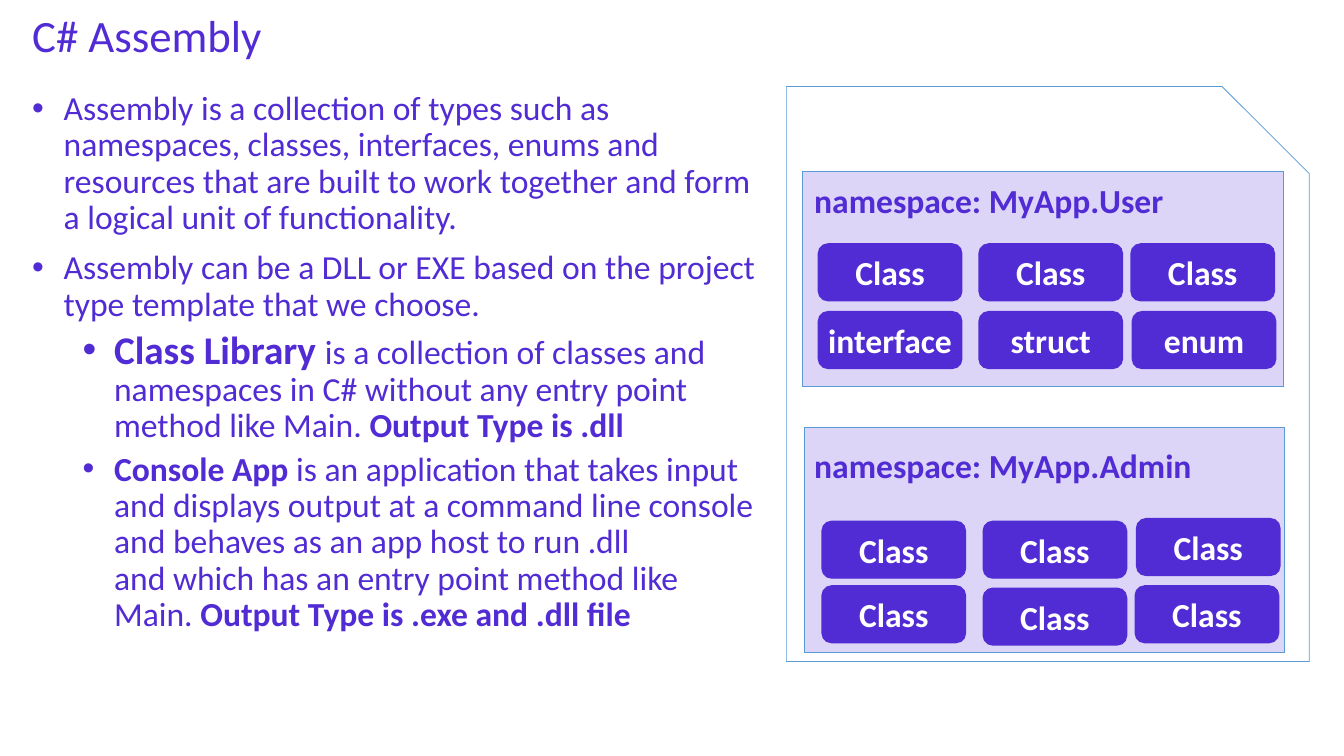
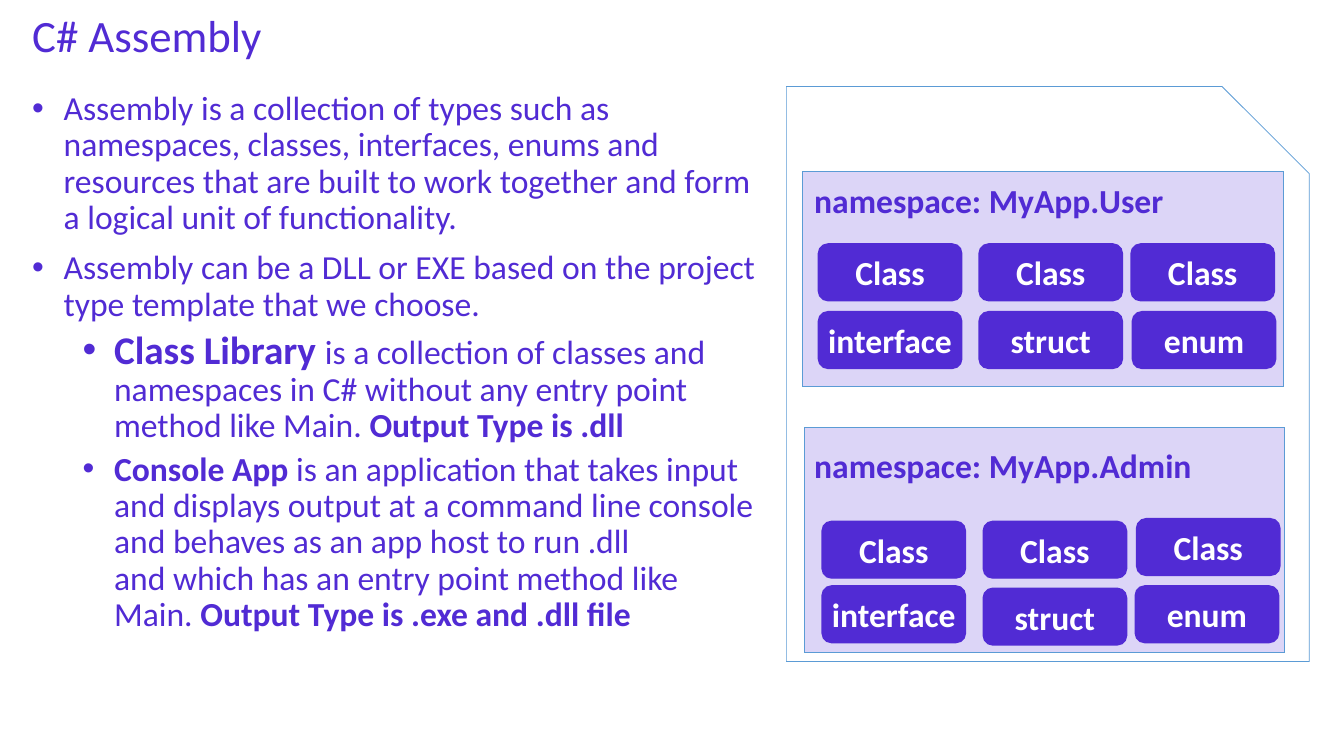
Before and after one commit to NaveenChittimalla/C-Sharp-Fundamentals, a slide deck: slide 25 of docs/C Sharp Programming Language - Fundaments.pptx (slide 21 before the commit). Drawn at 1344x756 pixels with LibreOffice and Linux fonts; fonts in the diff are those of the drawing. Boxes give left, top, right and bottom in pixels: in the first picture for what was removed or moved away, otherwise in the second. Text is boxed around its words. In the diff, an @@ line names an element or a change of style, - is before the commit and + after.

```diff
--- a/docs/C Sharp Programming Language - Fundaments.pptx
+++ b/docs/C Sharp Programming Language - Fundaments.pptx
@@ text in rounded rectangle at bbox=[832, 603, 956, 628]: text changed @@
-Class
+interface
@@ text in rounded rectangle at bbox=[1015, 608, 1095, 631]: text changed @@
-Class
+struct
@@ text in rounded rectangle at bbox=[1167, 610, 1247, 628]: text changed @@
-Class
+enum
```
Also in this commit, not shown: 1 other slide changed, 9 slides added, 1 other file.
